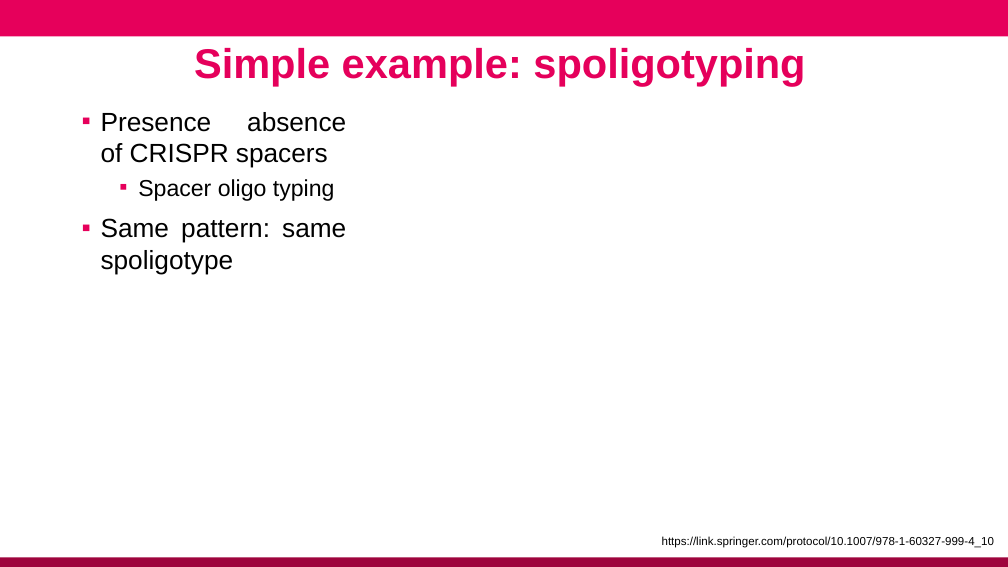
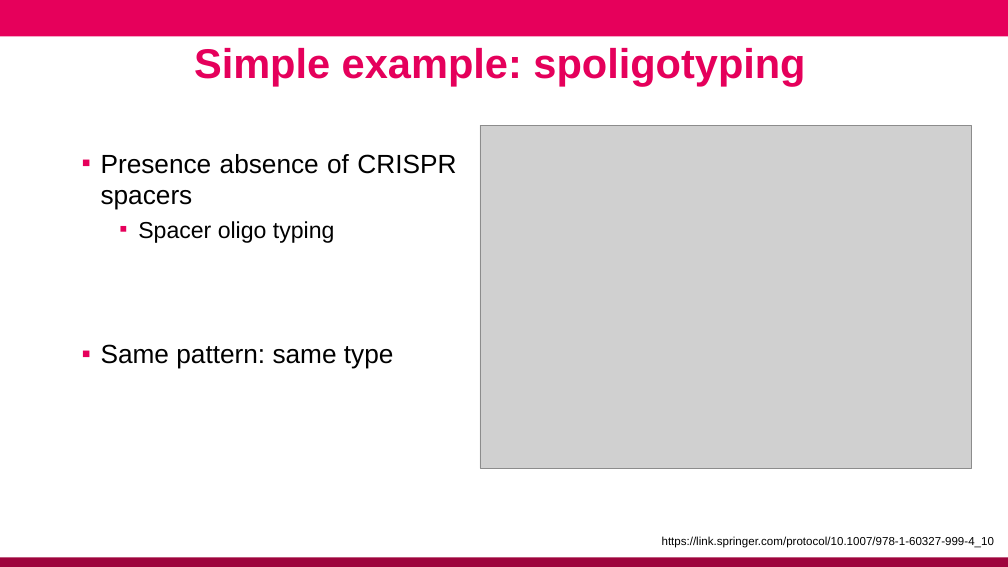
Before and after one commit to conmeehan/conmeehan.github.io, a slide deck: slide 4 of PathogenDataCourse/SlideSets/StrainTypingAndGenEpi.pptx. Drawn at 1008x567 pixels with LibreOffice and Linux fonts; fonts in the diff are those of the drawing; grey boxes stand for pictures; background and template pictures are left out. Boxes give left, top, right and bottom in pixels: in the first picture for what was removed or moved away, otherwise in the second. Text is boxed around its words. In the diff, an @@ line names an element or a change of style, - is before the commit and + after.

```diff
--- a/PathogenDataCourse/SlideSets/StrainTypingAndGenEpi.pptx
+++ b/PathogenDataCourse/SlideSets/StrainTypingAndGenEpi.pptx
@@ picture added at (480, 125, 972, 468) @@
@@ text at (101, 344, 394, 369): text changed @@
-▪ Same pattern: same spoligotype
+▪ Same pattern: same type
```
Also in this commit, not shown: 2 other slides changed, 3 slides added, 1 other file.
